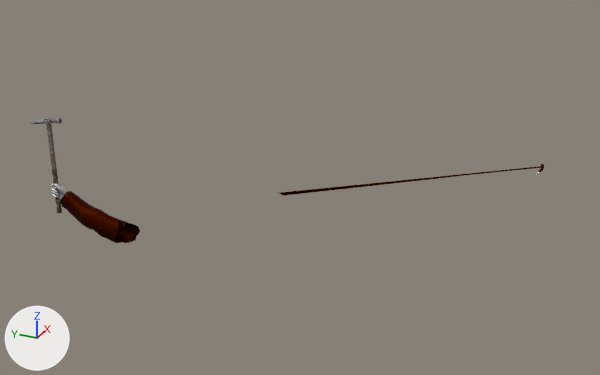
Renders of the Blender file GameData/sourceAssets/hammer.blend from each side of a commit.
One viewpoint serves both versions: a 50 mm camera at (-4.61, -3.74, 2.43) aimed at (0.28, -1.54, -0.02). Lighting does not change. The marker at lower left points along +X, +Y and +Z. Both versions are drawn at frame 1 of the action 'EmptyAction'; the numbers are the values there.

Names of what the first picture shows: 'Cube.028', 'PlayerModelMerged.001'.
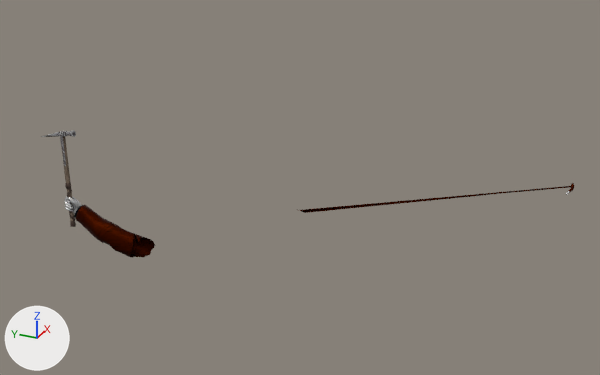
ob_empty is not drawn itself; it is the parent of ob_cube_028.

Pixel boxes [x1, y1, x2, y2] of what changed, in the pictures (600 x 375 px):
'PlayerModelMerged.001', moved: before [51, 164, 544, 243]; after [65, 183, 574, 258]
'Cube.028', moved: before [29, 117, 62, 213]; after [41, 130, 76, 227]

Edits to the bpy script that builds the scene:
```text
Change ob_playermodelmerged_001:
    ob_playermodelmerged_001.location: (-0.37, 0.101, -1.75) -> (-0.431, -0.079, -1.813)
Change ob_empty:
    ob_empty.location: (0.0, 0.0, 0.0) -> (-0.0609, -0.18, -0.0625)
```
